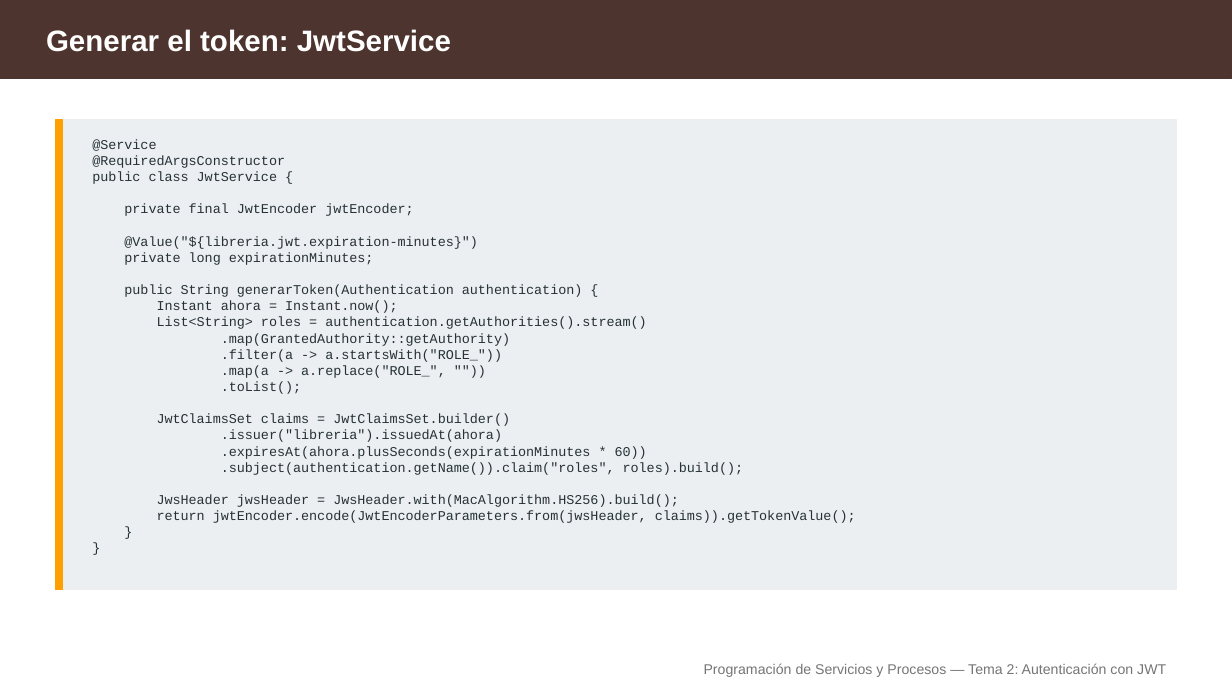
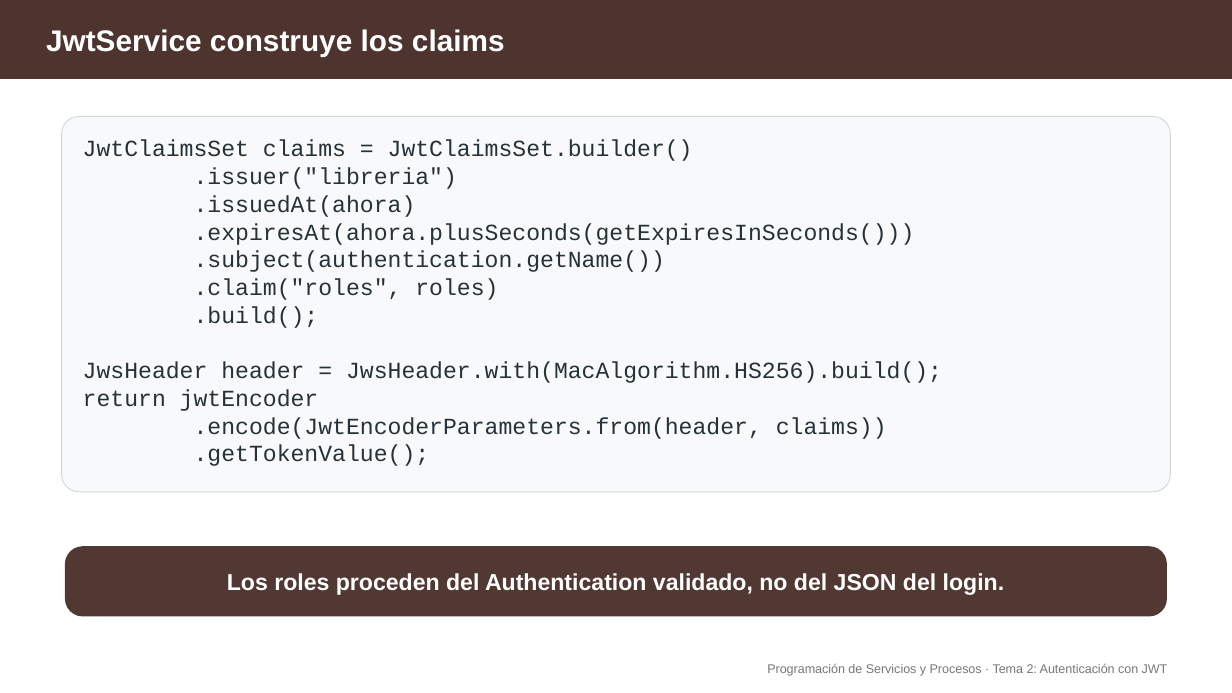
Before and after one commit to aitorventura/programacion-servicios-procesos, a slide deck: slide 9 of docs/tema2/diapositivas/autenticacion-jwt.pptx (slide 22 before the commit). Drawn at 1232x693 pixels with LibreOffice and Linux fonts; fonts in the diff are those of the drawing. Boxes give left, top, right and bottom in pixels: in the first picture for what was removed or moved away, otherwise in the second. Text is boxed around its words. In the diff, an @@ line names an element or a change of style, - is before the commit and + after.

Commit message:
imagenes tema2

```diff
--- a/docs/tema2/diapositivas/autenticacion-jwt.pptx
+++ b/docs/tema2/diapositivas/autenticacion-jwt.pptx
@@ text at (x1=46, y1=29, x2=505, y2=56): text changed; size 23 to 23.2 pt @@
-Generar el token: JwtService
+JwtService construye los claims
@@ rounded rectangle resized from (x1=55, y1=120, x2=1177, y2=590) to (x1=62, y1=116, x2=1171, y2=492) @@
@@ rounded rectangle at (x1=62, y1=116, x2=1171, y2=492): rectangle to rounded rectangle; fill #ECEFF1 to #F8F9FB; outline #EEEEEE 1 pt to #D7D7D7 0.75 pt @@
@@ rectangle removed at (x1=55, y1=120, x2=63, y2=590) @@
@@ text at (x1=83, y1=140, x2=693, y2=161): size 10.5 to 18 pt in "JwtClaimsSet claims = JwtClaimsSet.builder()" @@
@@ text at (x1=92, y1=139, x2=646, y2=394): paragraphs removed @@
-@Service
-@RequiredArgsConstructor
-public class JwtService {
-private final JwtEncoder jwtEncoder;
-@Value("${libreria.jwt.expiration-minutes}")
-private long expirationMinutes;
-public String generarToken(Authentication authentication) {
-Instant ahora = Instant.now();
-List<String> roles = authentication.getAuthorities().stream()
-.map(GrantedAuthority::getAuthority)
-.filter(a -> a.startsWith("ROLE_"))
-.map(a -> a.replace("ROLE_", ""))
-.toList();
@@ text at (x1=83, y1=167, x2=942, y2=466): text changed; size 10.5 to 18 pt @@
-.issuer("libreria").issuedAt(ahora)
-.expiresAt(ahora.plusSeconds(expirationMinutes * 60))
-.subject(authentication.getName()).claim("roles", roles).build();
-JwsHeader jwsHeader = JwsHeader.with(MacAlgorithm.HS256).build();
-return jwtEncoder.encode(JwtEncoderParameters.from(jwsHeader, claims)).getTokenValue();
-}
-}
+.issuer("libreria")
+.issuedAt(ahora)
+.expiresAt(ahora.plusSeconds(getExpiresInSeconds()))
+.subject(authentication.getName())
+.claim("roles", roles)
+.build();
+JwsHeader header = JwsHeader.with(MacAlgorithm.HS256).build();
+return jwtEncoder
+.encode(JwtEncoderParameters.from(header, claims))
+.getTokenValue();
@@ rounded rectangle added at (x1=66, y1=547, x2=1167, y2=616), fill #523832, outline #523832 0.75 pt @@
@@ text added at (x1=227, y1=573, x2=1004, y2=595), 18 pt, text #FFFFFF, bold @@
+Los roles proceden del Authentication validado, no del JSON del login.
@@ text at (x1=767, y1=664, x2=1168, y2=676): text changed; size 11 to 9.8 pt; text colour #757575 to #787878 @@
-Programación de Servicios y Procesos — Tema 2: Autenticación con JWT
+Programación de Servicios y Procesos · Tema 2: Autenticación con JWT
```
Also in this commit, not shown: 10 other slides changed, 11 slides added, 27 slides removed, 16 other files.
